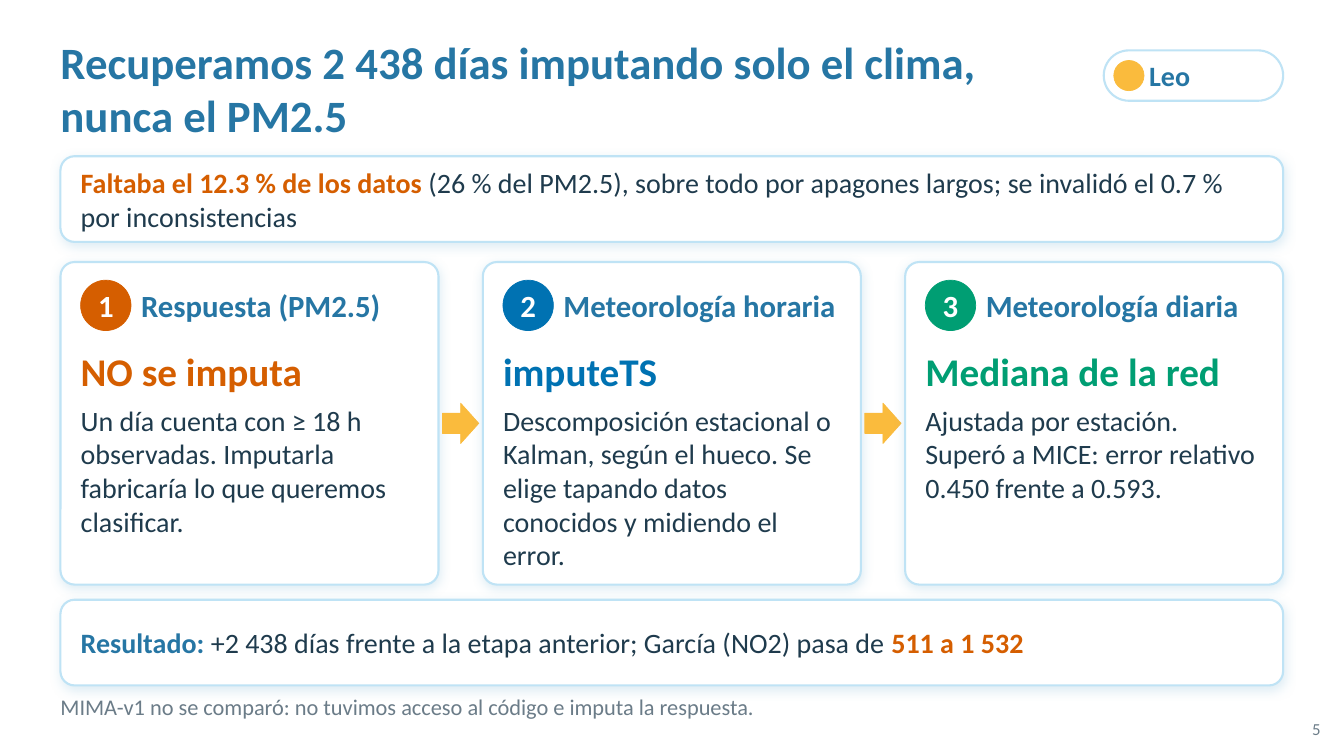
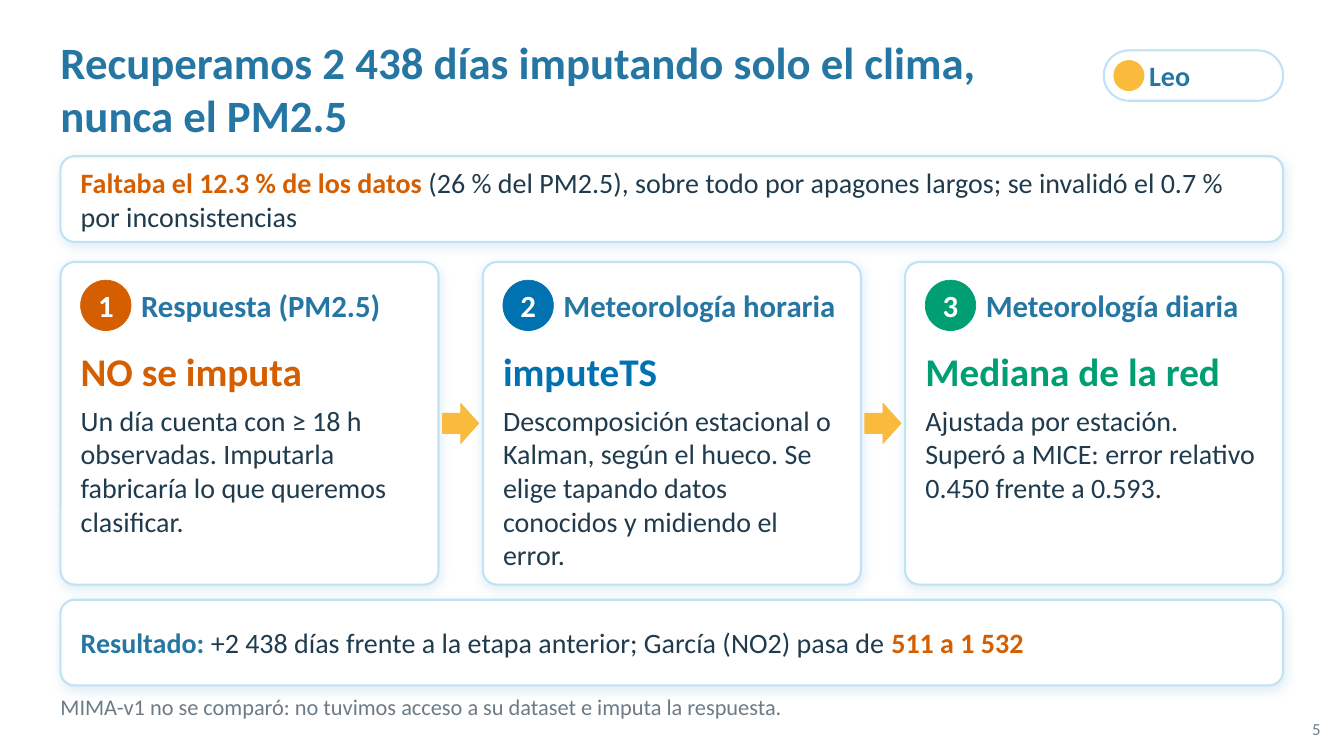
Before and after one commit to Leo-issacs/reto-sima-multivariados, a slide deck: slide 5 of docs/presentacion_final/Presentacion_final_SIMA_Equipo1.pptx. Drawn at 1344x756 pixels with LibreOffice and Linux fonts; fonts in the diff are those of the drawing; background and template pictures are left out. Boxes give left, top, right and bottom in pixels: in the first picture for what was removed or moved away, otherwise in the second. Text is boxed around its words. In the diff, an @@ line names an element or a change of style, - is before the commit and + after.

```diff
--- a/docs/presentacion_final/Presentacion_final_SIMA_Equipo1.pptx
+++ b/docs/presentacion_final/Presentacion_final_SIMA_Equipo1.pptx
@@ text at (60, 699, 781, 719): text changed @@
-MIMA-v1 no se comparó: no tuvimos acceso al código e imputa la respuesta.
+MIMA-v1 no se comparó: no tuvimos acceso a su dataset e imputa la respuesta.
```
Also in this commit, not shown: 1 other slide changed, 6 other files.
